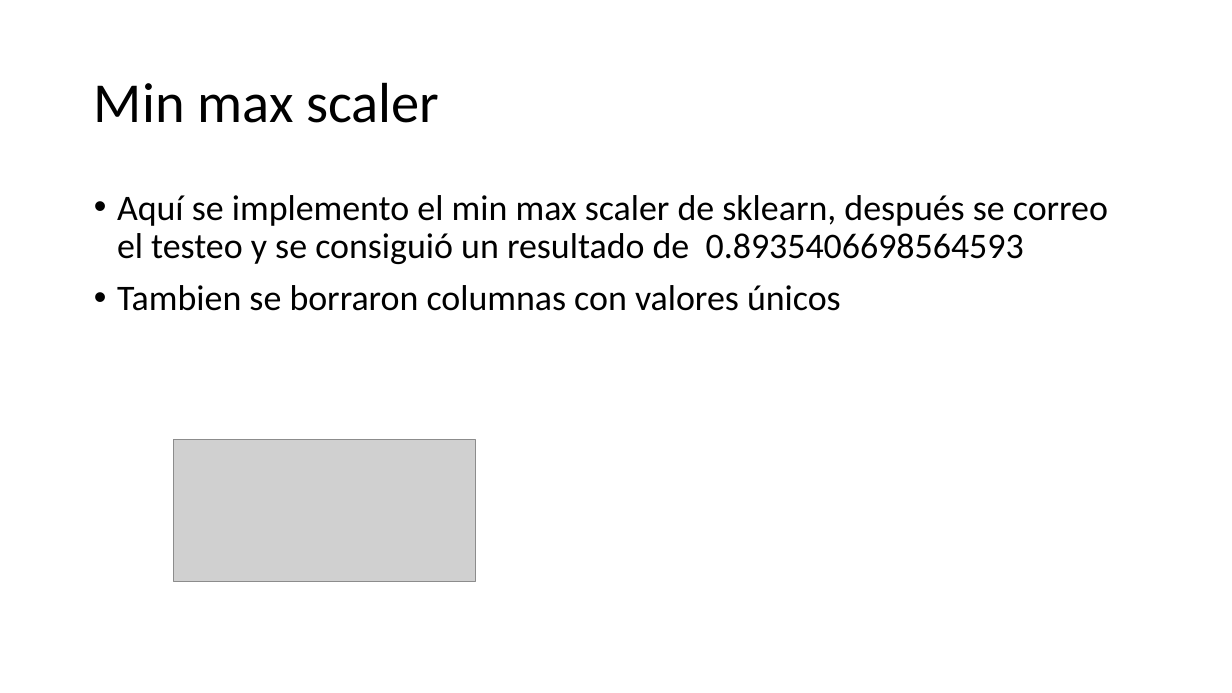
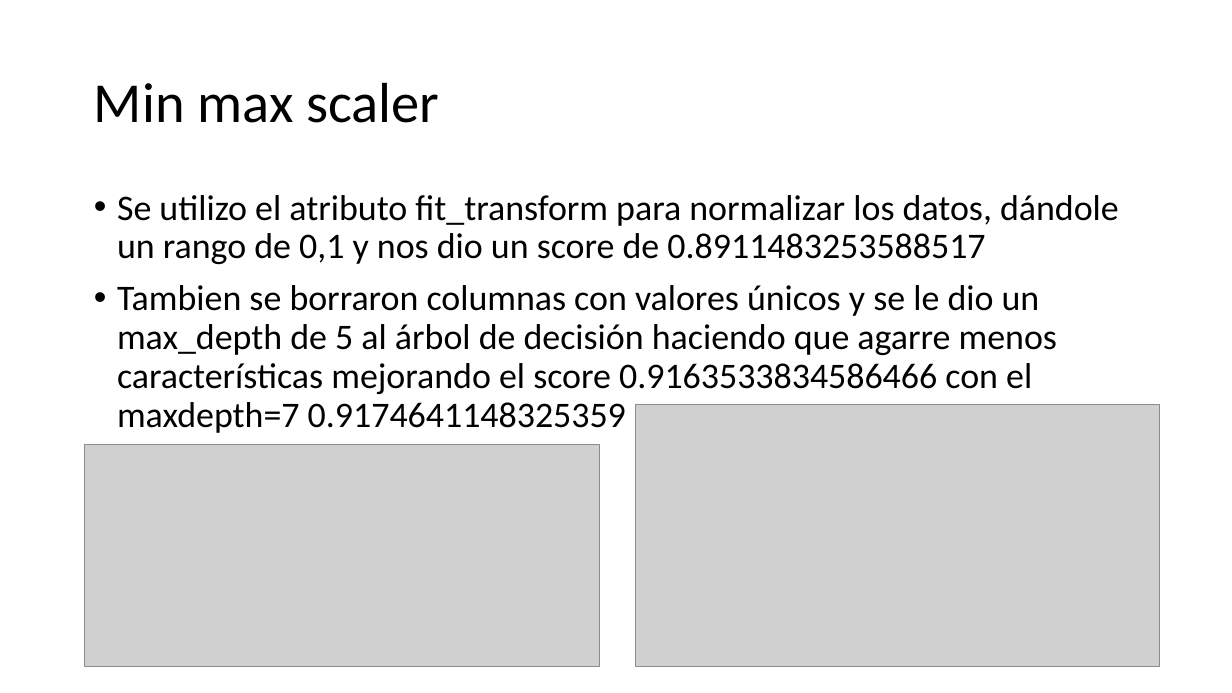
Before and after one commit to alfonsocv12/AILaSalleClass2019, a slide deck: slide 9 of practica2/documentacion.pptx (slide 7 before the commit). Drawn at 1232x693 pixels with LibreOffice and Linux fonts; fonts in the diff are those of the drawing; grey boxes stand for pictures. Boxes give left, top, right and bottom in pixels: in the first picture for what was removed or moved away, otherwise in the second. Text is boxed around its words. In the diff, an @@ line names an element or a change of style, - is before the commit and + after.

```diff
--- a/practica2/documentacion.pptx
+++ b/practica2/documentacion.pptx
@@ text at (117,195,1119,433): text changed @@
-• Aquí se implemento el min max scaler de sklearn, después se correo el testeo y se consiguió un resultado de 0.8935406698564593
-• Tambien se borraron columnas con valores únicos
+• Se utilizo el atributo fit_transform para normalizar los datos, dándole un rango de 0,1 y nos dio un score de 0.8911483253588517
+• Tambien se borraron columnas con valores únicos y se le dio un max_depth de 5 al árbol de decisión haciendo que agarre menos características mejorando el score 0.9163533834586466 con el maxdepth=7 0.9174641148325359
@@ picture added at (636,405,1160,666) @@
@@ picture added at (85,445,600,666) @@
@@ picture removed at (174,439,475,581) @@
```
Also in this commit, not shown: 1 other slide changed, 2 slides added, 10 other files.
